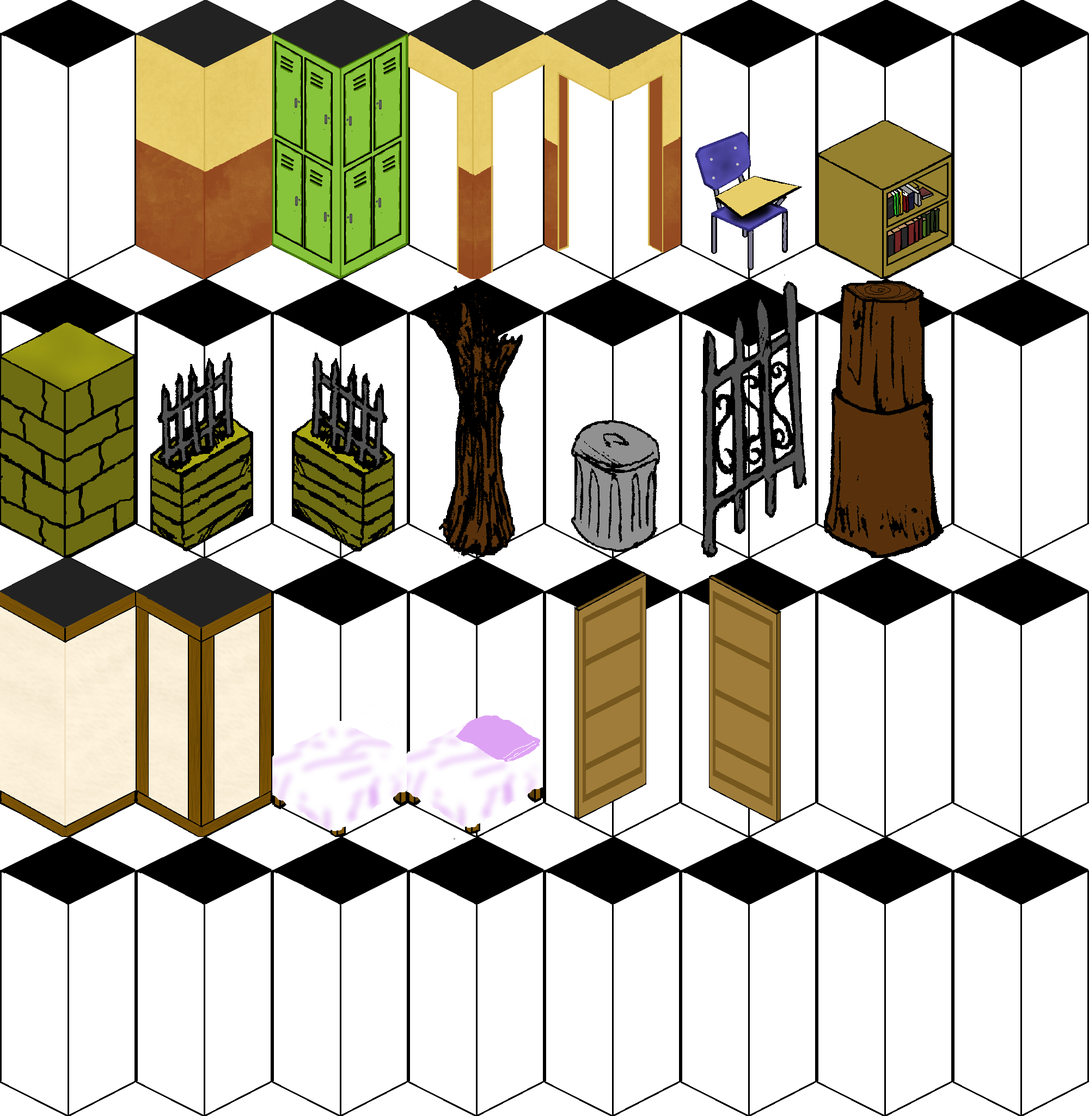
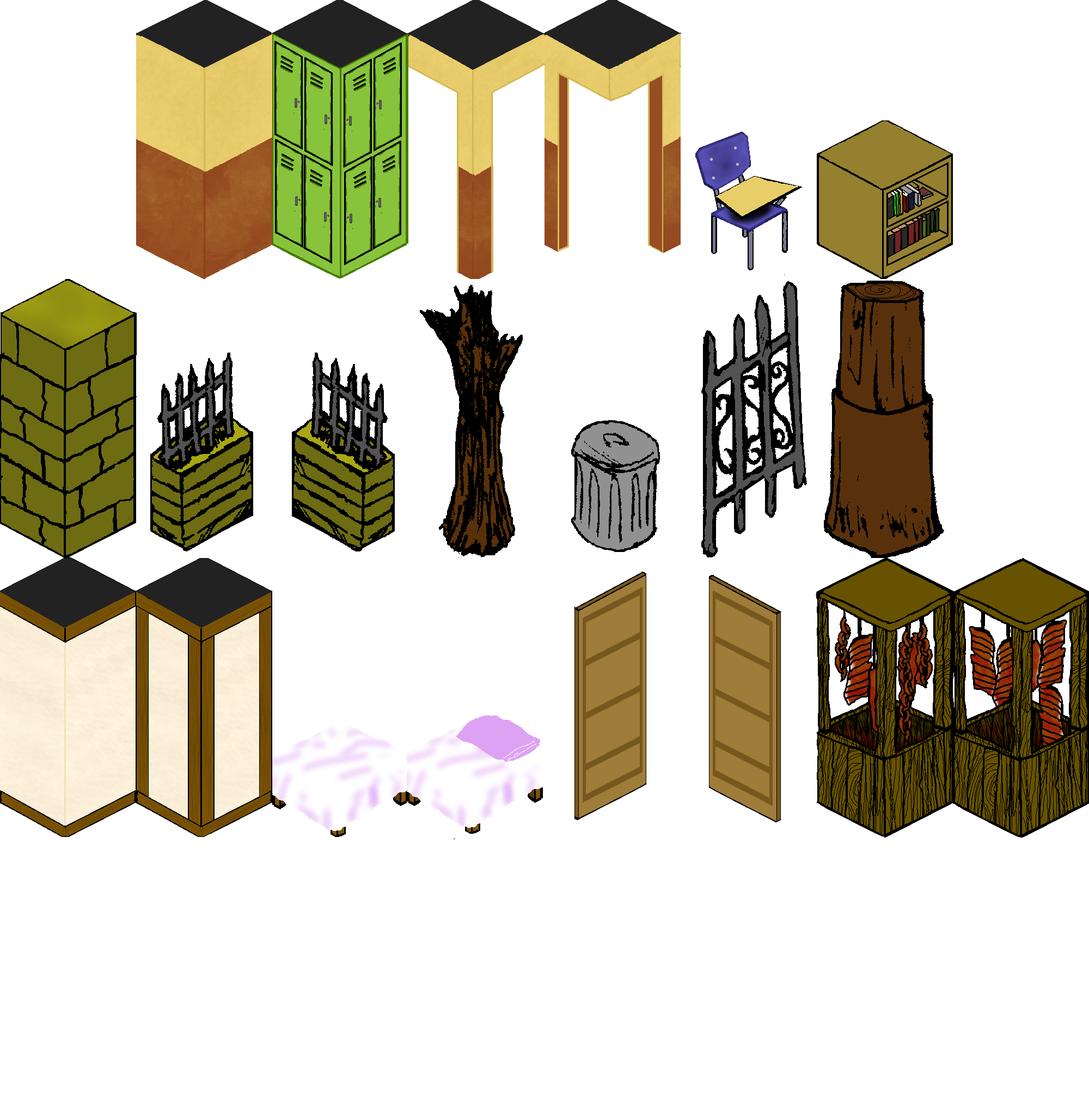
Layered file, before and after one edit (1089x1116). Changes by layer:
painted on "walls250x512.png" over [0, 278, 1089, 838]
hid "Layer" over [0, 0, 1089, 1116]
